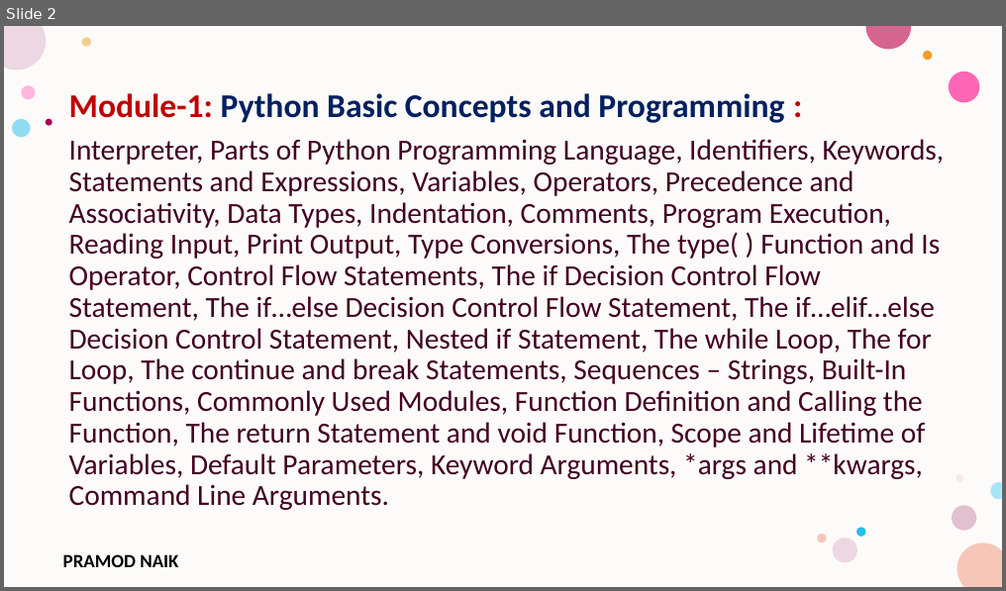
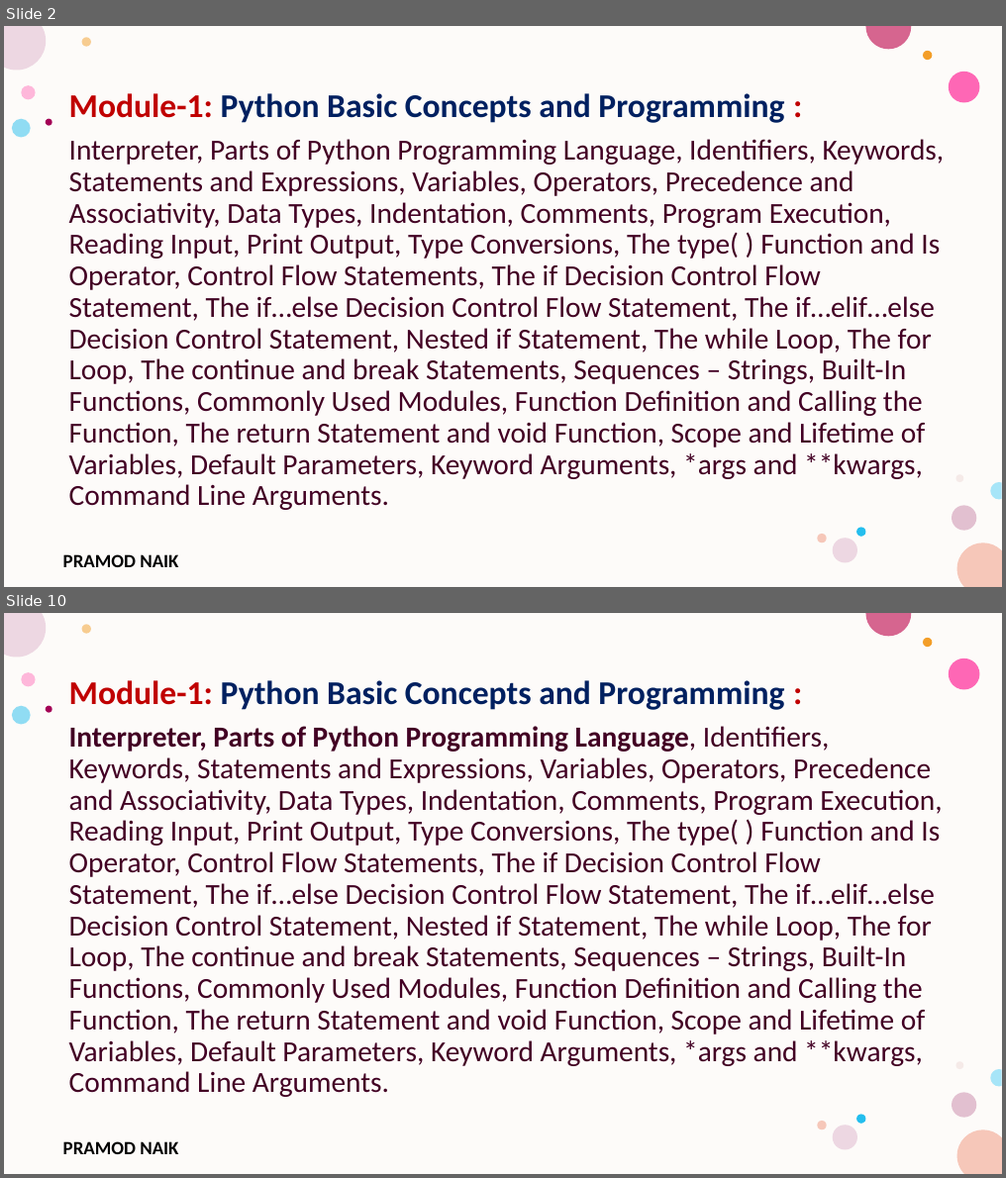
Before and after one commit to PRAMOD-VISHNU-NAIK/MCA-4th-Sem-Python-Shridevi-College, a slide deck: Theory Class-Notes/Module-1 Python Basic Concepts and Programming.pptx. Shown one above the other, each under a label of ours: slide 2 before the commit, slides 2 and 10 after it; the slides between them are not shown. The pictures are 1006x591 and 1006x1178 pixels, drawn with LibreOffice and Linux fonts; fonts in the diff are those of the drawing; background and template pictures are left out. Boxes give left, top, right and bottom in pixels: in the first picture for what was removed or moved away, otherwise in the second. Text is boxed around its words. In the diff, an @@ line names an element or a change of style, - is before the commit and + after.

Commit message:
Module-1

```diff
--- a/Theory Class-Notes/Module-1 Python Basic Concepts and Programming.pptx
+++ b/Theory Class-Notes/Module-1 Python Basic Concepts and Programming.pptx
@@ slide 10 added at <box>4,613,1002,1174</box>, background #FFFFFF; not listed: 17 template elements that a slide beside it also shows @@
@@ text added at <box>69,680,942,1097</box>, 28 pt, text #420023 @@
+Module-1: Python Basic Concepts and Programming :
+Interpreter, Parts of Python Programming Language, Identifiers, Keywords, Statements and Expressions, Variables, Operators, Precedence and Associativity, Data Types, Indentation, Comments, Program Execution, Reading Input, Print Output, Type Conversions, The type( ) Function and Is Operator, Control Flow Statements, The if Decision Control Flow Statement, The if…else Decision Control Flow Statement, The if…elif…else Decision Control Statement, Nested if Statement, The while Loop, The for Loop, The continue and break Statements, Sequences – Strings, Built-In Functions, Commonly Used Modules, Function Definition and Calling the Function, The return Statement and void Function, Scope and Lifetime of Variables, Default Parameters, Keyword Arguments, *args and **kwargs, Command Line Arguments.
```
Also in this commit, not shown: 16 other slides added.
